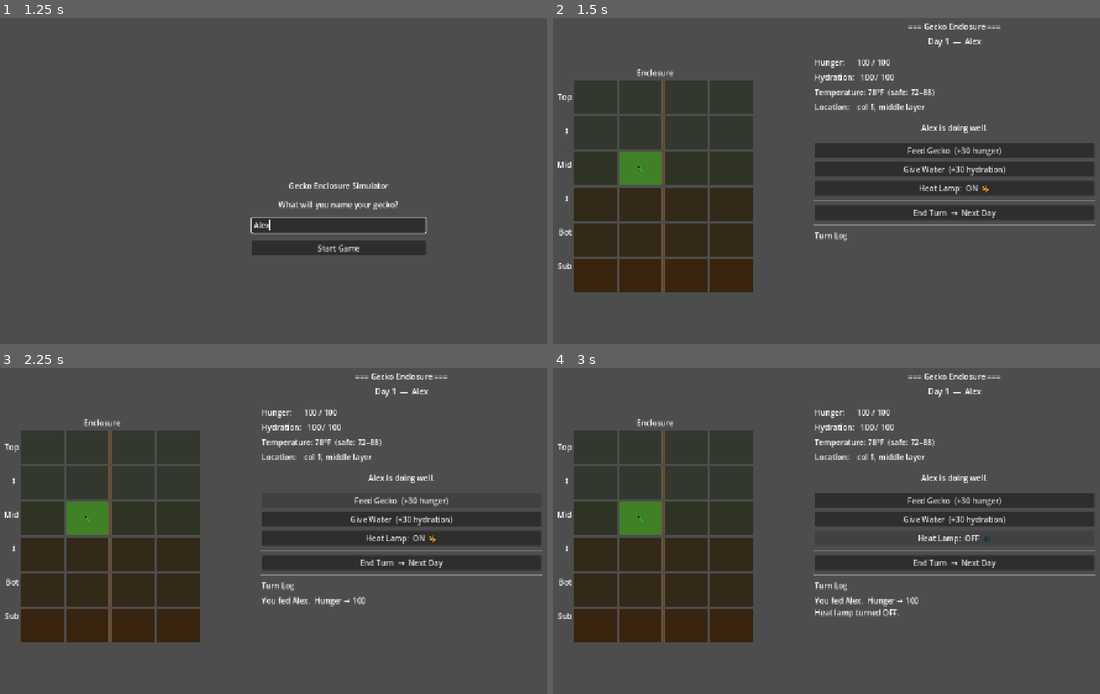
Above: before the commit, frames 1-4 (two rows, left to right).
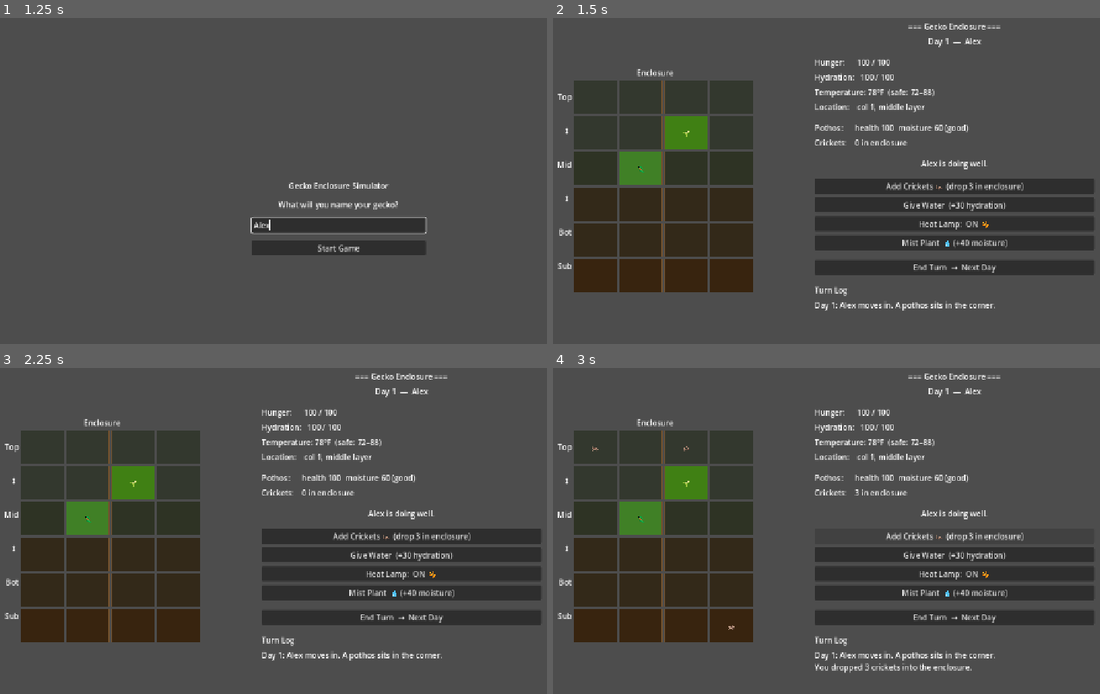
Above: after the commit, the same moments.

Repository: soapsmith/gecko-enclosure-simulator
Game: Godot game, scene res://scenes/main.tscn
The game is run twice, just before and just after one commit, with the same random seed, the same clock (stepped at 60 frames per second) and the same inputs.
Inputs (mouse positions are in pixels of both pictures, inside the frame that each line leads up to):
- Up to frame 1 (1.25 s): click (339, 226) at 0.52 s; type "Alex" at 0.6 s
- Up to frame 2 (1.5 s): click "Start Game" at 1.25 s
- Up to frame 3 (2.25 s): click (399, 501) at 2 s, where only the run before the commit has a clickable "Feed Gecko (+30 hunger)"
- Up to frame 4 (3 s): click (952, 537) at 2.75 s, where only the run after the commit has a clickable "Add Crickets 🦗 (drop 3 in enc…"

Frame 1 is identical in both runs. In frame 2, 14% of the frame differs, in the area x 20-100%, y 30-90%; in frame 3, 13%; in frame 4, 15%, in the area x 7-100%, y 23-94%.

Commit message:
Add crickets and gecko hunting behavior
Replace instant feed button with cricket spawning. Gecko hunts
automatically: moves to adjacent cricket immediately, biases toward
nearest cricket within range (70%), otherwise wanders randomly.
Crickets age out after 5 turns. Turn log reports catches and deaths.

Co-Authored-By: Claude Sonnet 4.6 <noreply@anthropic.com>

Diff:
--- a/scripts/Main.gd
+++ b/scripts/Main.gd
@@ -2,15 +2,28 @@
 
 # --- Game State ---
 var gecko_name: String = "Gecko"
-var hunger: int     = 100
-var hydration: int  = 100
+var hunger: int      = 100
+var hydration: int   = 100
 var temperature: int = 78
-var lamp_on: bool   = true
-var day: int        = 1
-var alive: bool     = true
+var lamp_on: bool    = true
+var day: int         = 1
+var alive: bool      = true
 
 var gecko_x: int = 1
 var gecko_y: int = 2
+
+# Plant
+var plant_health: int   = 100
+var plant_moisture: int = 60
+var plant_alive: bool   = true
+const PLANT_X: int = 2
+const PLANT_Y: int = 1
+
+# Crickets — each entry is a Dictionary: {x, y, age}
+# They die after CRICKET_LIFESPAN turns if not eaten
+var crickets: Array = []
+const CRICKET_LIFESPAN: int = 5
+const CRICKET_HUNGER_RESTORE: int = 25
 
 const GRID_COLS: int = 4
 const GRID_ROWS: int = 6
@@ -32,10 +45,13 @@
 var hydration_label: Label
 var temperature_label: Label
 var position_label: Label
+var plant_label: Label
+var cricket_label: Label
 var status_label: Label
-var feed_button: Button
+var add_crickets_button: Button
 var water_button: Button
 var lamp_button: Button
+var mist_button: Button
 var end_turn_button: Button
 var restart_button: Button
 var log_container: VBoxContainer
@@ -80,7 +96,6 @@
 	name_input = LineEdit.new()
 	name_input.placeholder_text = "Enter a name..."
 	name_input.custom_minimum_size = Vector2(360, 0)
-	name_input.text = ""
 	name_input.grab_focus()
 	name_input.text_submitted.connect(_on_name_submitted)
 	vbox.add_child(name_input)
@@ -99,6 +114,7 @@
 	gecko_name = entered if entered.length() > 0 else "Gecko"
 	name_screen.hide()
 	game_screen.show()
+	_log("Day 1: %s moves in. A pothos sits in the corner." % gecko_name)
 	_update_display()
 
 
@@ -201,6 +217,11 @@
 
 	right.add_child(HSeparator.new())
 
+	plant_label   = Label.new(); right.add_child(plant_label)
+	cricket_label = Label.new(); right.add_child(cricket_label)
+
+	right.add_child(HSeparator.new())
+
 	status_label = Label.new()
 	status_label.horizontal_alignment = HORIZONTAL_ALIGNMENT_CENTER
 	status_label.autowrap_mode = TextServer.AUTOWRAP_WORD
@@ -208,10 +229,10 @@
 
 	right.add_child(HSeparator.new())
 
-	feed_button = Button.new()
-	feed_button.text = "Feed Gecko  (+30 hunger)"
-	feed_button.pressed.connect(_on_feed_pressed)
-	right.add_child(feed_button)
+	add_crickets_button = Button.new()
+	add_crickets_button.text = "Add Crickets 🦗  (drop 3 in enclosure)"
+	add_crickets_button.pressed.connect(_on_add_crickets_pressed)
+	right.add_child(add_crickets_button)
 
 	water_button = Button.new()
 	water_button.text = "Give Water  (+30 hydration)"
@@ -221,6 +242,11 @@
 	lamp_button = Button.new()
 	lamp_button.pressed.connect(_on_lamp_pressed)
 	right.add_child(lamp_button)
+
+	mist_button = Button.new()
+	mist_button.text = "Mist Plant  💧 (+40 moisture)"
+	mist_button.pressed.connect(_on_mist_pressed)
+	right.add_child(mist_button)
 
 	right.add_child(HSeparator.new())
 
@@ -237,7 +263,6 @@
 
 	right.add_child(HSeparator.new())
 
-	# Turn log
 	var log_title = Label.new()
 	log_title.text = "Turn Log"
 	right.add_child(log_title)
@@ -257,10 +282,10 @@
 # BUTTON HANDLERS
 # ══════════════════════════════════════════════════════════════
 
-func _on_feed_pressed() -> void:
+func _on_add_crickets_pressed() -> void:
 	if not alive: return
-	hunger = min(100, hunger + 30)
-	_log("You fed %s.  Hunger → %d" % [gecko_name, hunger])
+	var spawned = _spawn_crickets(3)
+	_log("You dropped %d cricket%s into the enclosure." % [spawned, "s" if spawned != 1 else ""])
 	_update_display()
 
 func _on_water_pressed() -> void:
@@ -273,6 +298,15 @@
 	if not alive: return
 	lamp_on = not lamp_on
 	_log("Heat lamp turned %s." % ("ON" if lamp_on else "OFF"))
+	_update_display()
+
+func _on_mist_pressed() -> void:
+	if not alive: return
+	if not plant_alive:
+		_log("The plant is dead — nothing to mist.")
+		return
+	plant_moisture = min(100, plant_moisture + 40)
+	_log("You misted the pothos.  Moisture → %d" % plant_moisture)
 	_update_display()
 
 func _on_end_turn_pressed() -> void:
@@ -284,12 +318,15 @@
 		temperature = min(TEMP_MAX, temperature + 5)
 	else:
 		temperature = max(TEMP_MIN, temperature - 5)
+
 	_move_gecko()
-
-	# Build a turn summary
+	_gecko_hunt()
+	_advance_plant()
+	_age_crickets()
+
 	var events: Array = []
-	if hunger  == 0: events.append("starved")
-	if hydration == 0: events.append("dehydrated")
+	if hunger      == 0: events.append("starved")
+	if hydration   == 0: events.append("dehydrated")
 	if temperature <= TEMP_MIN: events.append("froze")
 	if temperature >= TEMP_MAX: events.append("overheated")
 
@@ -305,19 +342,88 @@
 	_update_display()
 
 func _on_restart_pressed() -> void:
-	hunger      = 100
-	hydration   = 100
-	temperature = 78
-	lamp_on     = true
-	day         = 1
-	alive       = true
-	gecko_x     = 1
-	gecko_y     = 2
-	# Clear log
+	hunger         = 100
+	hydration      = 100
+	temperature    = 78
+	lamp_on        = true
+	day            = 1
+	alive          = true
+	gecko_x        = 1
+	gecko_y        = 2
+	plant_health   = 100
+	plant_moisture = 60
+	plant_alive    = true
+	crickets.clear()
 	for child in log_container.get_children():
 		child.queue_free()
-	_log("New game started. Good luck, %s!" % gecko_name)
-	_update_display()
+	_log("New game. Good luck, %s!" % gecko_name)
+	_update_display()
+
+
+# ══════════════════════════════════════════════════════════════
+# CRICKET LOGIC
+# ══════════════════════════════════════════════════════════════
+
+func _spawn_crickets(count: int) -> int:
+	var spawned = 0
+	var attempts = 0
+	while spawned < count and attempts < 30:
+		attempts += 1
+		var x = randi() % GRID_COLS
+		var y = randi() % GRID_ROWS
+		# Don't spawn on gecko or plant tile, or on an existing cricket
+		if x == gecko_x and y == gecko_y: continue
+		if x == PLANT_X and y == PLANT_Y: continue
+		if _cricket_at(x, y) != -1: continue
+		crickets.append({"x": x, "y": y, "age": 0})
+		spawned += 1
+	return spawned
+
+func _cricket_at(x: int, y: int) -> int:
+	# Returns index of cricket at (x,y), or -1 if none
+	for i in range(crickets.size()):
+		if crickets[i].x == x and crickets[i].y == y:
+			return i
+	return -1
+
+func _gecko_hunt() -> void:
+	var idx = _cricket_at(gecko_x, gecko_y)
+	if idx != -1:
+		crickets.remove_at(idx)
+		hunger = min(100, hunger + CRICKET_HUNGER_RESTORE)
+		_log("%s caught a cricket! 🦗  Hunger → %d" % [gecko_name, hunger])
+
+func _age_crickets() -> void:
+	var died = 0
+	var i = crickets.size() - 1
+	while i >= 0:
+		crickets[i].age += 1
+		if crickets[i].age >= CRICKET_LIFESPAN:
+			crickets.remove_at(i)
+			died += 1
+		i -= 1
+	if died > 0:
+		_log("%d cricket%s died of old age." % [died, "s" if died > 1 else ""])
+
+
+# ══════════════════════════════════════════════════════════════
+# PLANT LOGIC
+# ══════════════════════════════════════════════════════════════
+
+func _advance_plant() -> void:
+	if not plant_alive: return
+	plant_moisture = max(0, plant_moisture - 15)
+	if plant_moisture < 20:
+		plant_health = max(0, plant_health - 10)
+		_log("The pothos is drying out!  Health → %d" % plant_health)
+	elif plant_moisture > 80:
+		plant_health = max(0, plant_health - 3)
+		_log("The pothos is waterlogged.  Health → %d" % plant_health)
+	else:
+		plant_health = min(100, plant_health + 2)
+	if plant_health == 0:
+		plant_alive = false
+		_log("The pothos has died. 🍂")
 
 
 # ══════════════════════════════════════════════════════════════
@@ -326,6 +432,36 @@
 
 func _move_gecko() -> void:
 	var dirs = [Vector2i(-1,0), Vector2i(1,0), Vector2i(0,-1), Vector2i(0,1)]
+
+	# If a cricket is adjacent, move straight to it
+	for d in dirs:
+		var nx = gecko_x + d.x
+		var ny = gecko_y + d.y
+		if nx >= 0 and nx < GRID_COLS and ny >= 0 and ny < GRID_ROWS:
+			if _cricket_at(nx, ny) != -1:
+				gecko_x = nx
+				gecko_y = ny
+				return
+
+	# If a cricket is within 2 tiles, move toward the nearest one (70% chance)
+	var nearest = _nearest_cricket()
+	if nearest != Vector2i(-1, -1) and randf() < 0.7:
+		var best_dir = Vector2i(0, 0)
+		var best_dist = INF
+		for d in dirs:
+			var nx = gecko_x + d.x
+			var ny = gecko_y + d.y
+			if nx >= 0 and nx < GRID_COLS and ny >= 0 and ny < GRID_ROWS:
+				var dist = abs(nx - nearest.x) + abs(ny - nearest.y)
+				if dist < best_dist:
+					best_dist = dist
+					best_dir  = d
+		if best_dir != Vector2i(0, 0):
+			gecko_x += best_dir.x
+			gecko_y += best_dir.y
+			return
+
+	# Otherwise wander randomly
 	dirs.shuffle()
 	for d in dirs:
 		var nx = gecko_x + d.x
@@ -335,22 +471,47 @@
 			gecko_y = ny
 			break
 
+func _nearest_cricket() -> Vector2i:
+	var best = Vector2i(-1, -1)
+	var best_dist = INF
+	for c in crickets:
+		var dist = abs(gecko_x - c.x) + abs(gecko_y - c.y)
+		if dist < best_dist:
+			best_dist = dist
+			best = Vector2i(c.x, c.y)
+	return best
+
 func _log(text: String) -> void:
 	var lbl = Label.new()
 	lbl.text = text
 	lbl.autowrap_mode = TextServer.AUTOWRAP_WORD
 	lbl.size_flags_horizontal = Control.SIZE_EXPAND_FILL
 	log_container.add_child(lbl)
-	# Scroll to bottom on the next frame (after layout updates)
 	await get_tree().process_frame
 	log_scroll.scroll_vertical = log_scroll.get_v_scroll_bar().max_value
+
+func _tile_emoji(x: int, y: int) -> String:
+	var has_gecko   = (x == gecko_x and y == gecko_y)
+	var has_plant   = (plant_alive and x == PLANT_X and y == PLANT_Y)
+	var has_dead    = (not plant_alive and x == PLANT_X and y == PLANT_Y)
+	var has_cricket = (_cricket_at(x, y) != -1)
+	# Build up the tile contents
+	var parts: Array = []
+	if has_gecko:   parts.append("🦎")
+	if has_plant:   parts.append("🌱")
+	if has_dead:    parts.append("🍂")
+	if has_cricket: parts.append("🦗")
+	return "".join(parts)
 
 func _tile_color(x: int, y: int) -> Color:
 	if x == gecko_x and y == gecko_y:
 		return Color(0.25, 0.50, 0.15)
-	if y == GRID_ROWS - 1:      return Color(0.22, 0.14, 0.06)
-	if y >= GRID_ROWS - 3:      return Color(0.20, 0.16, 0.10)
-	if y >= 2:                  return Color(0.18, 0.20, 0.14)
+	if plant_alive and x == PLANT_X and y == PLANT_Y:
+		var t = plant_health / 100.0
+		return Color(0.10 + 0.15 * t, 0.30 + 0.20 * t, 0.08)
+	if y == GRID_ROWS - 1:  return Color(0.22, 0.14, 0.06)
+	if y >= GRID_ROWS - 3:  return Color(0.20, 0.16, 0.10)
+	if y >= 2:              return Color(0.18, 0.20, 0.14)
 	return Color(0.20, 0.22, 0.18)
 
 func _make_stylebox(color: Color) -> StyleBoxFlat:
@@ -360,20 +521,31 @@
 	s.border_color = Color(0.45, 0.32, 0.18)
 	return s
 
+func _plant_status_text() -> String:
+	if not plant_alive:
+		return "Pothos:      dead 🍂"
+	var moisture_desc: String
+	if plant_moisture < 20:   moisture_desc = "bone dry ⚠"
+	elif plant_moisture < 40: moisture_desc = "dry"
+	elif plant_moisture > 80: moisture_desc = "waterlogged"
+	else:                     moisture_desc = "good"
+	return "Pothos:      health %d  moisture %d (%s)" % [plant_health, plant_moisture, moisture_desc]
+
 func _update_display() -> void:
-	# Grid
 	for y in range(GRID_ROWS):
 		for x in range(GRID_COLS):
 			var idx = y * GRID_COLS + x
 			tile_panels[idx].add_theme_stylebox_override("panel", _make_stylebox(_tile_color(x, y)))
-			tile_labels[idx].text = "🦎" if (x == gecko_x and y == gecko_y) else ""
-
-	# Stats
+			tile_labels[idx].text = _tile_emoji(x, y)
+
 	day_label.text         = "Day %d  —  %s" % [day, gecko_name]
 	hunger_label.text      = "Hunger:      %d / 100" % hunger
 	hydration_label.text   = "Hydration:   %d / 100" % hydration
 	temperature_label.text = "Temperature: %d°F  (safe: %d–%d)" % [temperature, TEMP_SAFE_LOW, TEMP_SAFE_HIGH]
 	lamp_button.text       = "Heat Lamp:  %s" % ("ON  🔆" if lamp_on else "OFF  🌑")
+	plant_label.text       = _plant_status_text()
+	cricket_label.text     = "Crickets:    %d in enclosure" % crickets.size()
+	mist_button.disabled   = not plant_alive
 
 	var layer: String
 	if gecko_y <= 1:   layer = "top layer"
@@ -383,24 +555,27 @@
 	position_label.text = "Location:    col %d, %s" % [gecko_x, layer]
 
 	var warnings: Array = []
-	if hunger      < 30: warnings.append("hungry")
-	if hydration   < 30: warnings.append("thirsty")
-	if temperature < TEMP_SAFE_LOW:  warnings.append("too cold")
-	if temperature > TEMP_SAFE_HIGH: warnings.append("too hot")
+	if hunger      < 30:                 warnings.append("hungry")
+	if hydration   < 30:                 warnings.append("thirsty")
+	if temperature < TEMP_SAFE_LOW:      warnings.append("too cold")
+	if temperature > TEMP_SAFE_HIGH:     warnings.append("too hot")
+	if plant_alive and plant_moisture < 20: warnings.append("plant needs water")
+	if crickets.is_empty() and hunger < 50: warnings.append("no crickets in enclosure")
 
 	if not alive:
-		status_label.text        = "%s didn't make it. Try again!" % gecko_name
-		feed_button.disabled     = true
-		water_button.disabled    = true
-		lamp_button.disabled     = true
-		end_turn_button.disabled = true
+		status_label.text              = "%s didn't make it. Try again!" % gecko_name
+		add_crickets_button.disabled   = true
+		water_button.disabled          = true
+		lamp_button.disabled           = true
+		mist_button.disabled           = true
+		end_turn_button.disabled       = true
 		restart_button.show()
 	elif warnings.size() > 0:
-		status_label.text = "Warning: %s is %s!" % [gecko_name, ", ".join(warnings)]
+		status_label.text = "Warning: %s!" % ", ".join(warnings)
 	else:
-		status_label.text        = "%s is doing well." % gecko_name
-		feed_button.disabled     = false
-		water_button.disabled    = false
-		lamp_button.disabled     = false
-		end_turn_button.disabled = false
+		status_label.text              = "%s is doing well." % gecko_name
+		add_crickets_button.disabled   = false
+		water_button.disabled          = false
+		lamp_button.disabled           = false
+		end_turn_button.disabled       = false
 		restart_button.hide()
